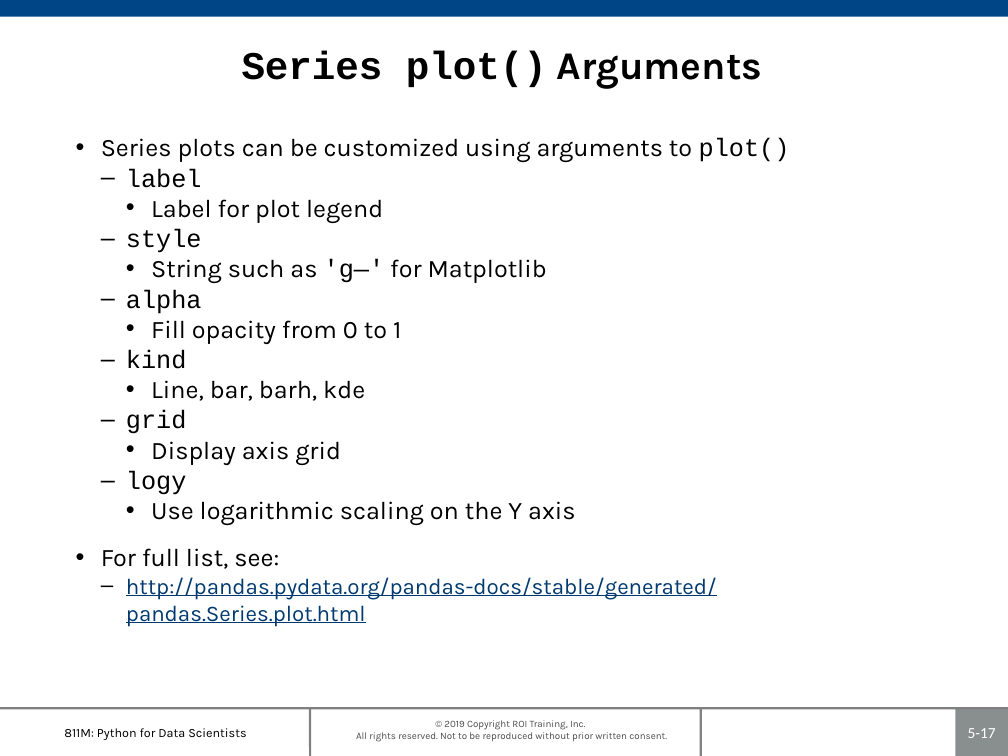
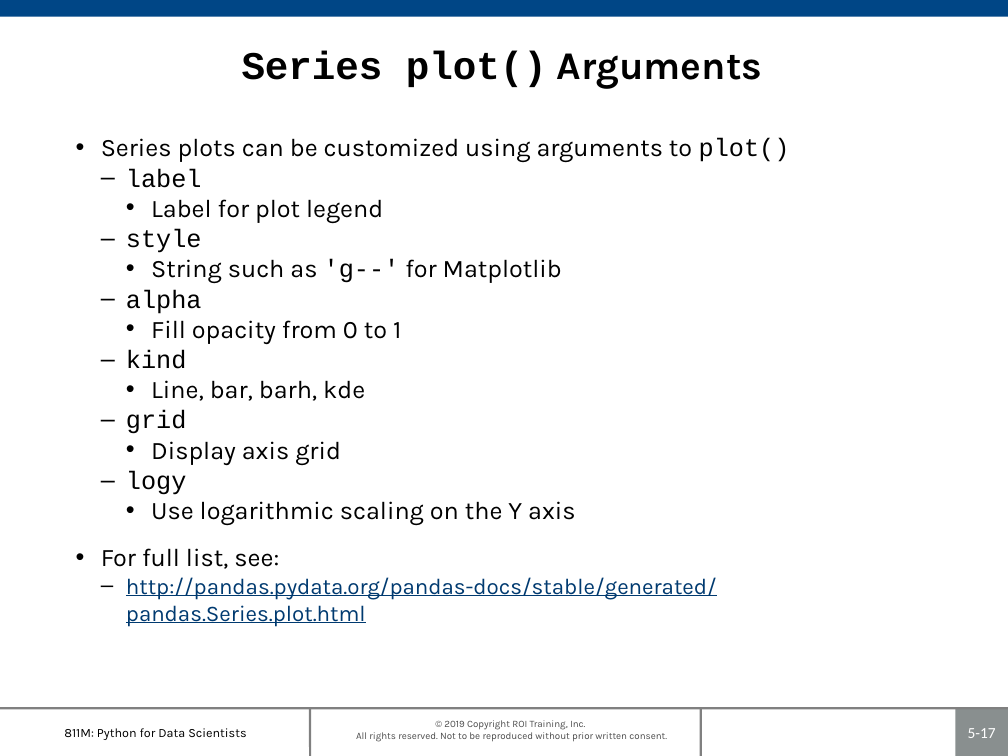
Before and after one commit to roitraining/PythonML, a slide deck: slide 17 of 811M-Ch05_PlottingAndVisualization.pptx. Drawn at 1008x756 pixels with LibreOffice and Linux fonts; fonts in the diff are those of the drawing; background and template pictures are left out. Boxes give left, top, right and bottom in pixels: in the first picture for what was removed or moved away, otherwise in the second. Text is boxed around its words. In the diff, an @@ line names an element or a change of style, - is before the commit and + after.

```diff
--- a/811M-Ch05_PlottingAndVisualization.pptx
+++ b/811M-Ch05_PlottingAndVisualization.pptx
@@ text at (151,259,562,284): text changed @@
-    • String such as 'g—' for Matplotlib
+    • String such as 'g--' for Matplotlib
```
Also in this commit, not shown: 5 other slides changed, 14 slides added, 7 other files.
